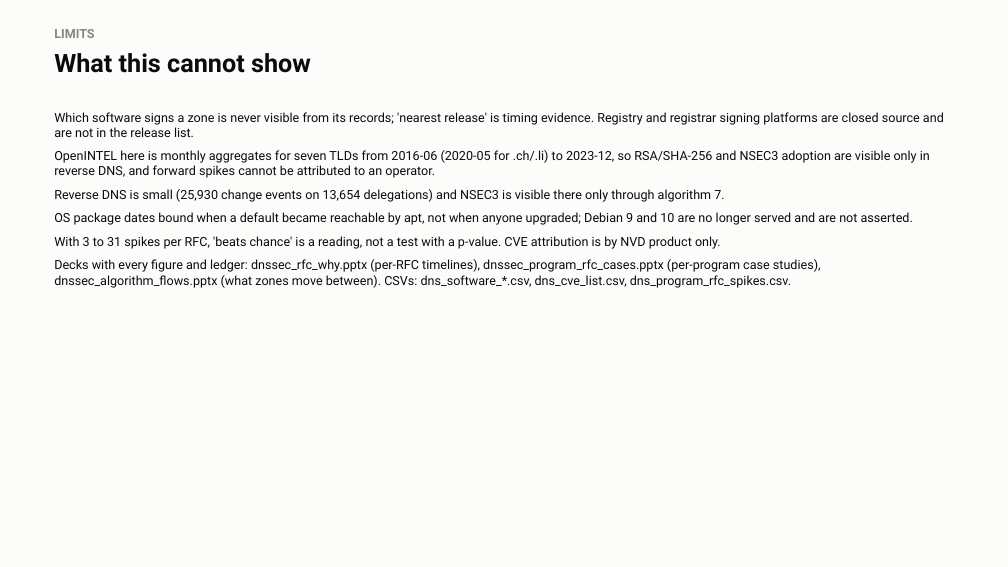
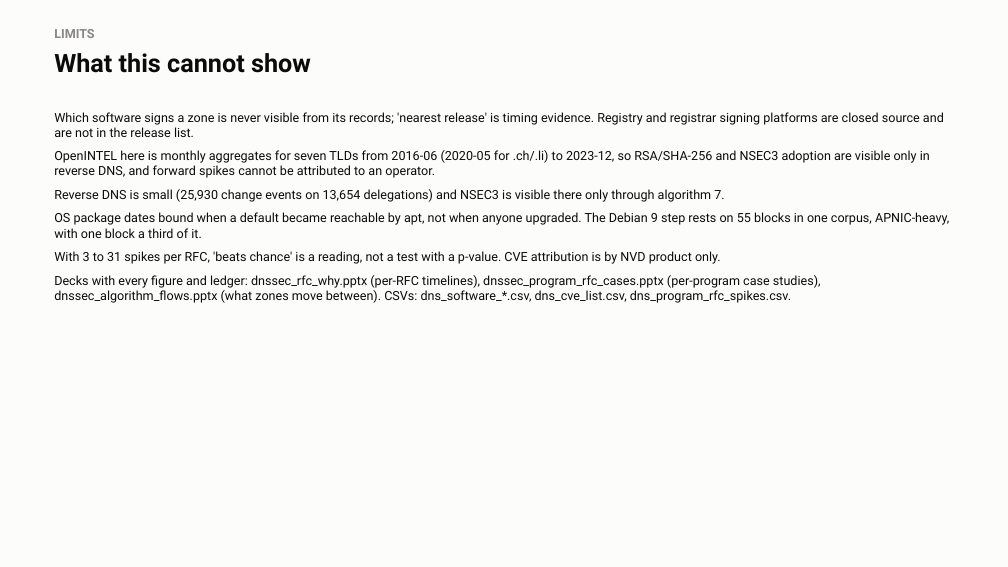
Before and after one commit to j776w781/rfc_adoption, a slide deck: slide 9 of out/analysis/dnssec_software_summary.pptx. Drawn at 1008x567 pixels with LibreOffice and Linux fonts; fonts in the diff are those of the drawing. Boxes give left, top, right and bottom in pixels: in the first picture for what was removed or moved away, otherwise in the second. Text is boxed around its words. In the diff, an @@ line names an element or a change of style, - is before the commit and + after.

```diff
--- a/out/analysis/dnssec_software_summary.pptx
+++ b/out/analysis/dnssec_software_summary.pptx
@@ text at box(54, 212, 949, 238): text changed @@
-OS package dates bound when a default became reachable by apt, not when anyone upgraded; Debian 9 and 10 are no longer served and are not asserted.
+OS package dates bound when a default became reachable by apt, not when anyone upgraded. The Debian 9 step rests on 55 blocks in one corpus, APNIC-heavy, with one block a third of it.
```
Also in this commit, not shown: 2 other slides changed, 28 other files.
